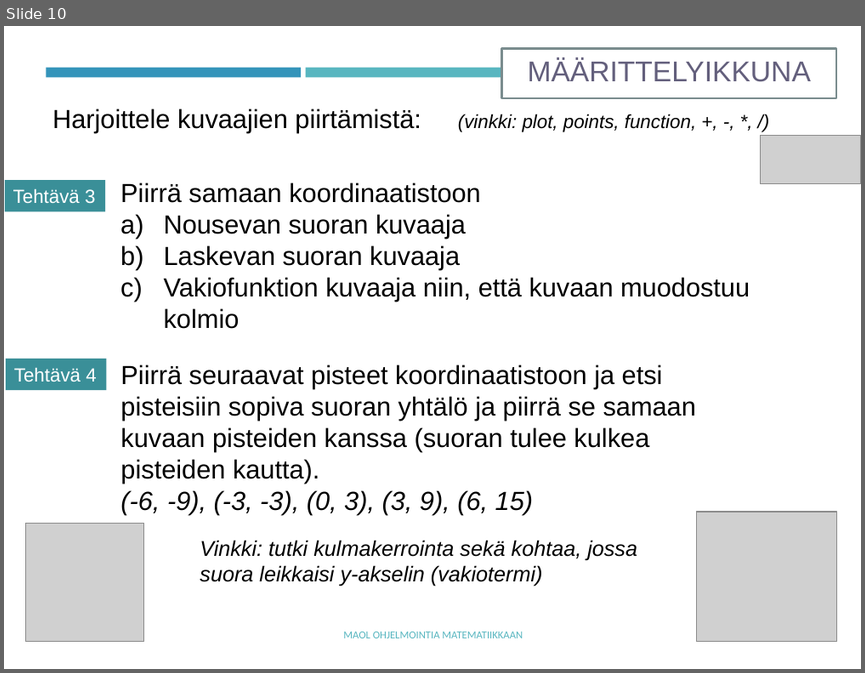
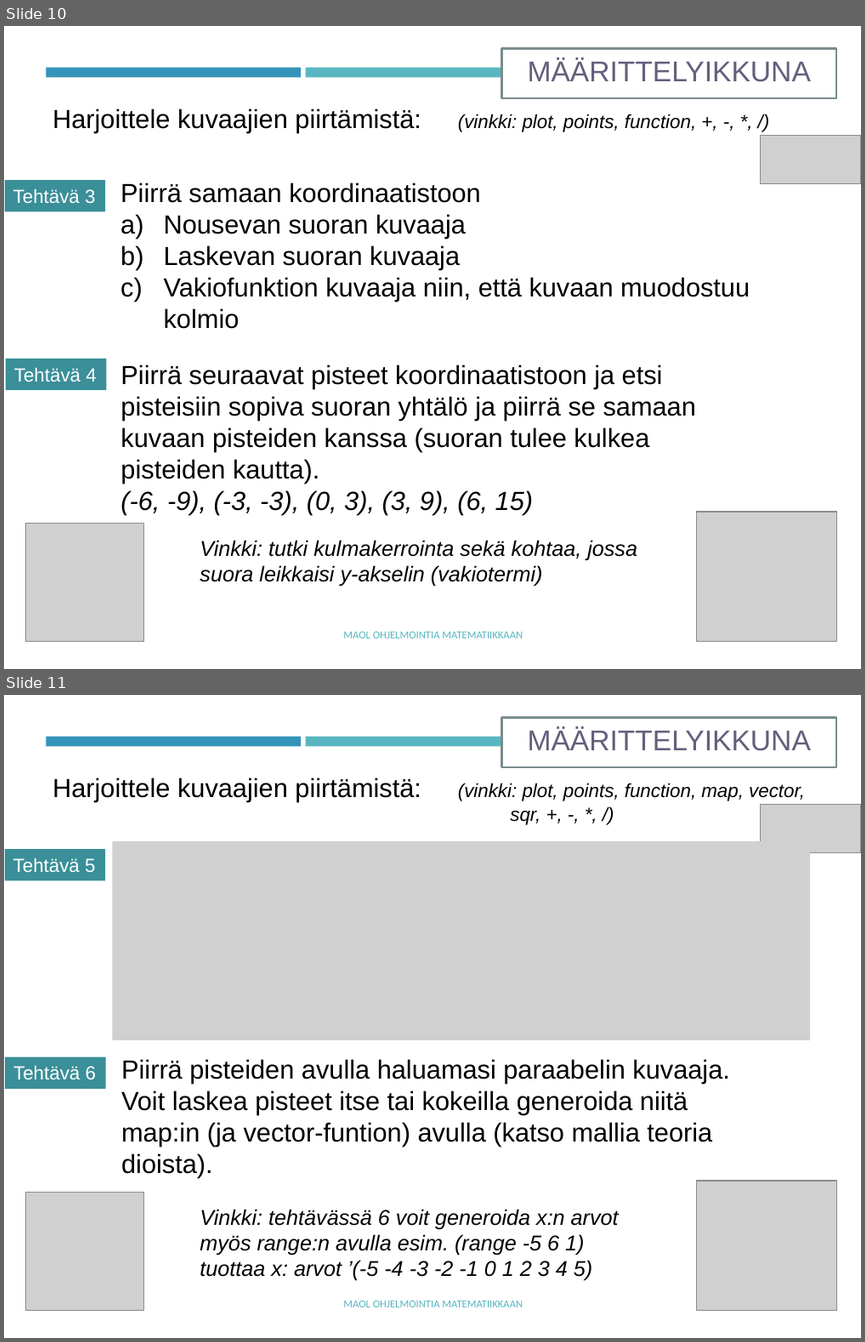
Before and after one commit to tyynetyyne/tyynetyyne.github.io, a slide deck: tehtavat/tiedostot/maol/power_point/Racket-MAOL-9-funktiot.pptx. Shown one above the other, each under a label of ours: slide 10 before the commit, slides 10 and 11 after it. The pictures are 865x673 and 865x1342 pixels, drawn with LibreOffice and Linux fonts; fonts in the diff are those of the drawing; grey boxes stand for pictures. Boxes give left, top, right and bottom in pixels: in the first picture for what was removed or moved away, otherwise in the second. Text is boxed around its words. In the diff, an @@ line names an element or a change of style, - is before the commit and + after.

Commit message:
Update to functions ppt

```diff
--- a/tehtavat/tiedostot/maol/power_point/Racket-MAOL-9-funktiot.pptx
+++ b/tehtavat/tiedostot/maol/power_point/Racket-MAOL-9-funktiot.pptx
@@ slide 11 added at [4,695,861,1338], background #FFFFFF; not listed: 2 template elements that a slide beside it also shows @@
@@ rectangle added at [502,717,836,767], fill #FFFFFF, outline #7A8C8E 1.75 pt, 24 pt, text #635F7C @@
+MÄÄRITTELYIKKUNA
@@ text added at [52,777,805,825], 16 pt, text #000000, italic @@
+Harjoittele kuvaajien piirtämistä: (vinkki: plot, points, function, map, vector,
+sqr, +, -, *, /)
@@ picture added at [760,804,861,851] @@
@@ picture added at [112,840,810,1039] @@
@@ rectangle added at [5,849,105,881], fill #3A8F98, 16 pt, text #FFFFFF @@
+Tehtävä 5
@@ rectangle added at [5,1056,105,1089], fill #3A8F98, 16 pt, text #FFFFFF @@
+Tehtävä 6
@@ text added at [121,1059,729,1177], 22 pt, text #000000 @@
+Piirrä pisteiden avulla haluamasi paraabelin kuvaaja. Voit laskea pisteet itse tai kokeilla generoida niitä map:in (ja vector-funtion) avulla (katso mallia teoria dioista).
@@ picture added at [26,1192,143,1310] @@
@@ picture added at [696,1181,837,1310] @@
@@ text added at [200,1208,619,1281], 18 pt, text #000000, italic @@
+Vinkki: tehtävässä 6 voit generoida x:n arvot myös range:n avulla esim. (range -5 6 1) tuottaa x: arvot ’(-5 -4 -3 -2 -1 0 1 2 3 4 5)
@@ text added at [343,1300,522,1307], 9 pt, text #58B6C0 @@
+MAOL OHJELMOINTIA MATEMATIIKKAAN
```
Also in this commit, not shown: 1 slide changed, 3 other slides added.
